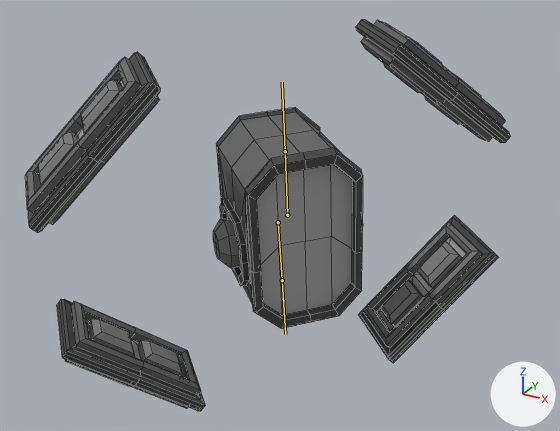
The FBX model Assets/Asset/Fbx/DroneAnimatedFlip.fbx: old version first, new version second.
Rendered twice from a 50 mm camera at (4.87, -9.09, 4.51) aimed at (0.0, -0.24, 0.09). The axes (+X, +Y, +Z) are drawn at lower right. The lights are the same throughout. Both versions are drawn at frame 21 of the action 'Armature|Move.mundur.kiri'; the numbers are the values there. The bones that bend it are drawn over the model as lines. Mesh edges are drawn as thin lines.

The first picture shows 'Drone', 'Drone.001', 'Drone.002', 'Drone.003', 'Drone.004'.
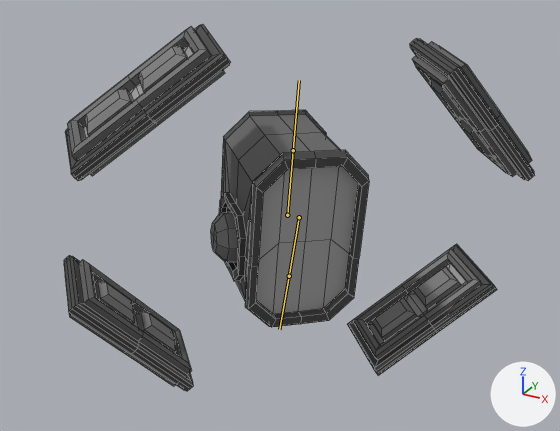
What differs and where, as boxes (x1, y1, x2, y2) in the pictures (560 x 431 px):
'Drone', posed: before (213, 107, 363, 328); after (210, 110, 369, 327)
'Drone.002', posed (17% taller): before (57, 299, 205, 411); after (347, 244, 497, 375)
'Drone.003', posed (7% wider, 27% taller): before (356, 20, 510, 143); after (65, 24, 230, 181)
'Drone.001', posed (8% narrower, 8% shorter): before (358, 215, 498, 363); after (64, 255, 193, 391)
'Drone.004', posed (9% narrower, 21% shorter): before (25, 52, 161, 233); after (410, 38, 534, 181)
bone 'drone', root to tip: before (287, 215) to (285, 151); after (287, 215) to (293, 150)
bone 'propler', root to tip: before (278, 222) to (282, 280); after (299, 217) to (289, 276)

Diff of the bpy script that builds the scene:
```diff
--- a/Assets/Asset/Fbx/DroneAnimatedFlip.fbx.py
+++ b/Assets/Asset/Fbx/DroneAnimatedFlip.fbx.py
@@ bone_drone @@
 bone_drone = bpy.data.objects['Armature'].pose.bones['drone']
-bone_drone.rotation_quaternion = (0.999, 0.0, 0.0, 0.044)  # degrees (0, 0, 5)
+bone_drone.rotation_quaternion = (0.999, 0.04, 0.0, 0.0)  # degrees (5, 0, 0)
@@ bone_propler @@
 bone_propler = bpy.data.objects['Armature'].pose.bones['propler']
-bone_propler.location = (0.291, 0.0, -0.003)
-bone_propler.rotation_quaternion = (0.0, 0.061, -0.998, 0.0)  # degrees (0, -180, 7)
+bone_propler.location = (0.002, 0.0, 0.187)
+bone_propler.rotation_quaternion = (0.997, -0.081, 0.0, 0.001)  # degrees (-9, 0, 0)
```
